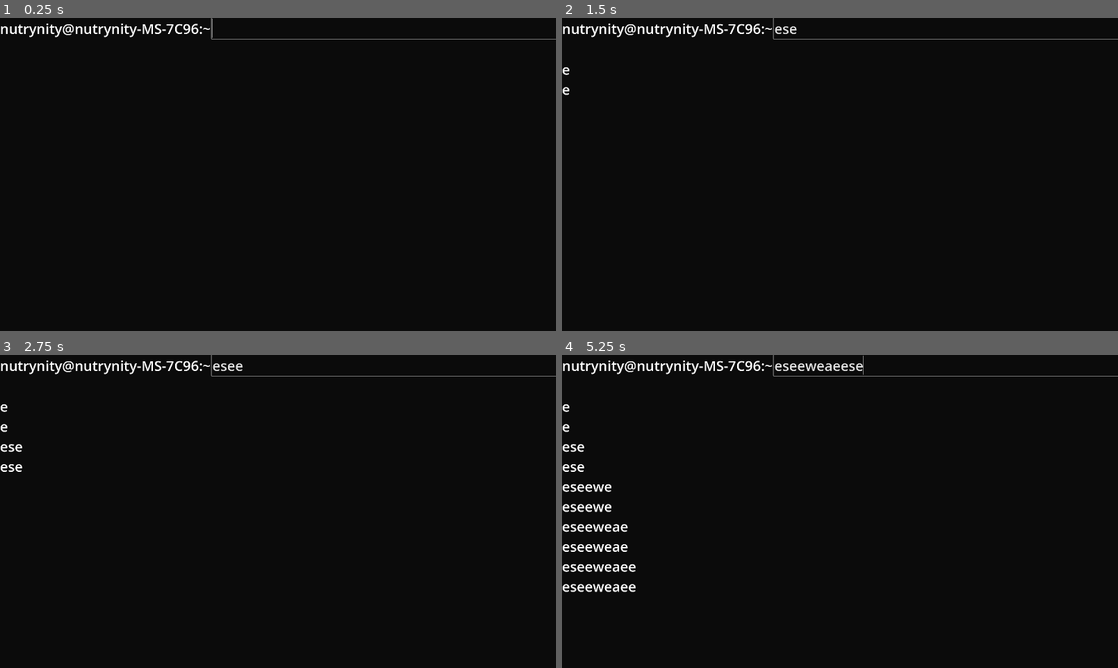
Above: before the commit, frames 1-4 (two rows, left to right).
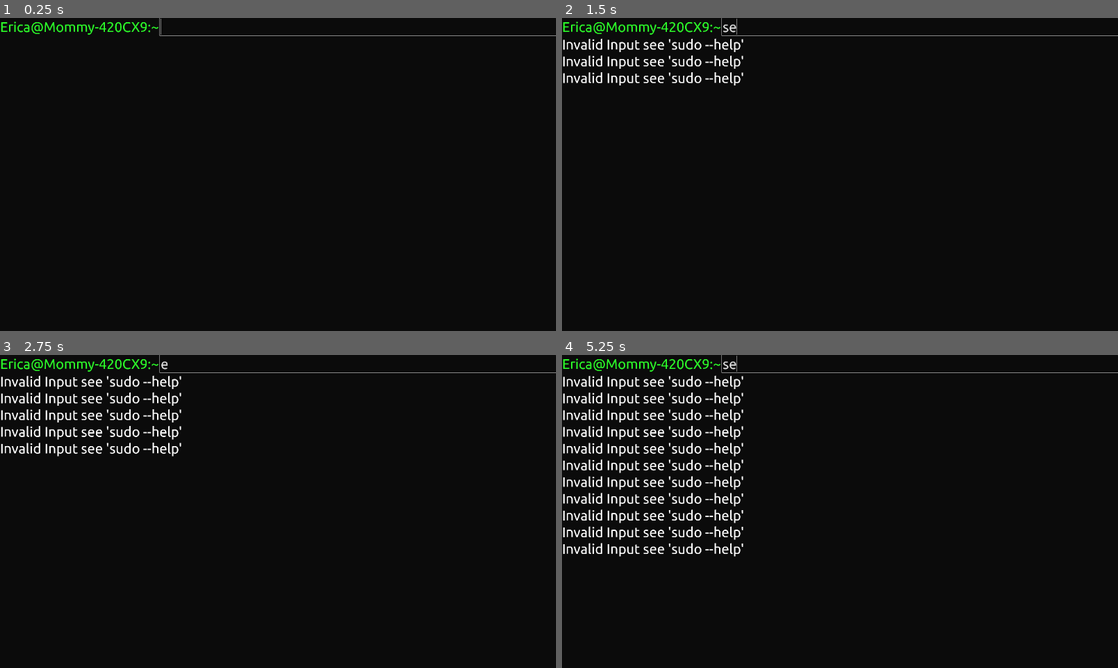
Above: after the commit, the same moments.

Repository: NuTrynity/Little-Cat-Cafe
Game: Godot game, scene res://Nodes/UI/pc.tscn
The game is run twice, just before and just after one commit, with the same random seed, the same clock (stepped at 60 frames per second) and the same inputs. This scene is started directly instead of the project's main scene.
Inputs:
- Up to frame 1 (0.25 s): no input
- Up to frame 2 (1.5 s): tap Enter (ui_accept) at 0.5, 0.77, 1.25 s; hold Right (move_right) 0.53-1.28 s; hold E (interact) 0.53-1.28 s; hold S (move_down) from 1.28 s (still down); tap E (interact) at 1.35 s
- Up to frame 3 (2.75 s): tap Enter (ui_accept) at 1.52, 2 s; release S (move_down) at 2.03 s; hold Right (move_right) from 2.03 s (still down); hold E (interact) from 2.03 s (still down)
- Up to frame 4 (5.25 s): release Right (move_right) at 2.78 s; release E (interact) at 2.78 s; hold W (move_up) 2.78-3.53 s; tap E (interact) at 2.85, 4.35 s; tap Enter (ui_accept) at 3.02, 3.5, 3.77, 4.25, 4.52, 5 s; hold E (interact) 3.53-4.28 s; hold A (move_left) 3.53-5.03 s; hold S (move_down) from 5.03 s (still down); hold E (interact) from 5.03 s (still down)

The runs differ from the first frame. In frame 1, 1.1% of the frame differs, in the area x 0-100%, y 0-7%; in frame 2, 2.5%; in frame 3, 3.4%; in frame 4, 6.9%, in the area x 0-100%, y 0-76%.

Commit message:
there are cheats now

Diff:
--- a/Nodes/UI/pc.tscn
+++ b/Nodes/UI/pc.tscn
@@ -1,11 +1,17 @@
-[gd_scene load_steps=3 format=3 uid="uid://c74trmyu24o5f"]
+[gd_scene load_steps=5 format=3 uid="uid://c74trmyu24o5f"]
 
 [ext_resource type="Script" path="res://Scripts/UIScripts/pc-cheats.gd" id="1_exmnn"]
 [ext_resource type="Resource" uid="uid://bgrjpjih4rwxy" path="res://CustomResources/PlayerMeal.tres" id="2_16un1"]
+[ext_resource type="FontFile" uid="uid://b2j40l3i17mb3" path="res://Assets/Fonts/Ubuntu-Regular.ttf" id="3_12bvm"]
+
+[sub_resource type="Theme" id="Theme_vns77"]
+default_font = ExtResource("3_12bvm")
+default_font_size = 64
 
 [node name="PC" type="CanvasLayer"]
 script = ExtResource("1_exmnn")
 player_resources = ExtResource("2_16un1")
+cheats = Array[String](["sudo give money", "sudo give rating", "", "", ""])
 
 [node name="Control" type="Control" parent="."]
 layout_mode = 3
@@ -14,6 +20,7 @@
 anchor_bottom = 1.0
 grow_horizontal = 2
 grow_vertical = 2
+theme = SubResource("Theme_vns77")
 
 [node name="ColorRect" type="ColorRect" parent="Control"]
 layout_mode = 1
@@ -29,8 +36,6 @@
 anchors_preset = 15
 anchor_right = 1.0
 anchor_bottom = 1.0
-offset_right = 1182.0
-offset_bottom = 60.0
 grow_horizontal = 2
 grow_vertical = 2
 
@@ -39,8 +44,8 @@
 
 [node name="Label" type="Label" parent="Control/Container/InputBlock"]
 layout_mode = 2
-theme_override_font_sizes/font_size = 64
-text = "nutrynity@nutrynity-MS-7C96:~"
+theme_override_colors/font_color = Color(0.172549, 1, 0.160784, 1)
+text = "Erica@Mommy-420CX9:~"
 
 [node name="LineEdit" type="LineEdit" parent="Control/Container/InputBlock"]
 layout_mode = 2
@@ -49,7 +54,7 @@
 flat = true
 caret_blink = true
 
-[node name="Texts" type="VBoxContainer" parent="Control/Container"]
+[node name="OutputBlock" type="VBoxContainer" parent="Control/Container"]
 layout_mode = 2
 alignment = 2
 
--- a/Nodes/UI/pc_output_text.tscn
+++ b/Nodes/UI/pc_output_text.tscn
@@ -1,6 +1,6 @@
 [gd_scene format=3 uid="uid://b5iblpvckw0ek"]
 
-[node name="PC_Output_Text" type="Label"]
+[node name="PC_Output_Text" type="Label" groups=["terminal_lines"]]
 offset_right = 40.0
 offset_bottom = 23.0
 theme_override_font_sizes/font_size = 64
--- a/Scripts/UIScripts/pc-cheats.gd
+++ b/Scripts/UIScripts/pc-cheats.gd
@@ -1,10 +1,11 @@
 extends CanvasLayer
 
 @export var player_resources = PlayerMealCarry
+@export var cheats : Array[String]
 
 @onready var input = $Control/Container/InputBlock/LineEdit
 @onready var output = preload("res://Nodes/UI/pc_output_text.tscn")
-@onready var output_block = $Control/Container/Texts
+@onready var output_block = $Control/Container/OutputBlock
 
 var line_text : String = ""
 
@@ -13,10 +14,32 @@
 
 func _on_line_edit_text_submitted(new_text):
 	line_text = new_text
-	new_text = ""
+	input.clear()
 	output_text()
 
 func output_text():
 	var line = output.instantiate()
-	line.text = line_text
+
+	if line_text == "sudo --help":
+		line.text = "Cheats:
+		sudo give money - gives 999 money
+		sudo give rating - gives 5 star rating
+
+		clear - erases the terminal"
+	elif line_text == cheats[0]:
+		player_resources.money += 999
+		line.text = "Cheat Activated"
+	elif line_text == cheats[1]:
+		player_resources.rating += 5
+		line.text = "Cheat Activated"
+	elif line_text == "clear":
+		var output_lines = $Control/Container/OutputBlock
+		for otp in output_lines.get_children(): #This code block gives errors, but doesn't do much
+			if otp.is_in_group("terminal_lines"):
+				remove_child(otp)
+				otp.remove_from_group("terminal_lines")
+				otp.queue_free()
+	else:
+		line.text = "Invalid Input see 'sudo --help'"
+
 	output_block.add_child(line)
Binary file added: Assets/Fonts/Ubuntu-Regular.ttf
Not shown, added: Assets/Fonts/Ubuntu-Regular.ttf.import
